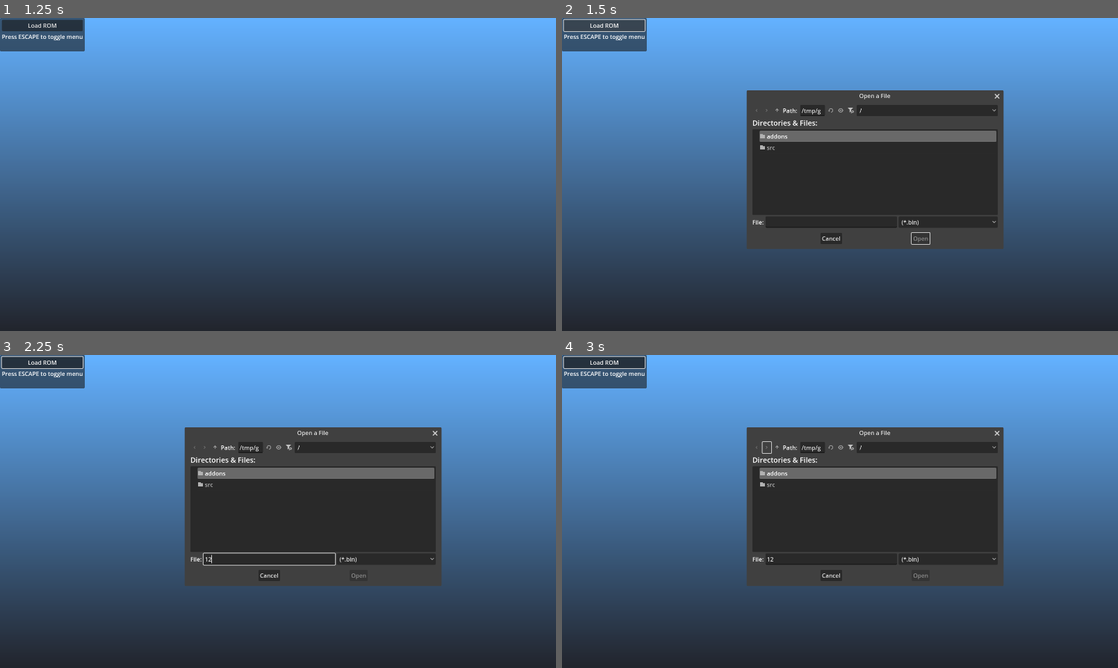
Above: before the commit, frames 1-4 (two rows, left to right).
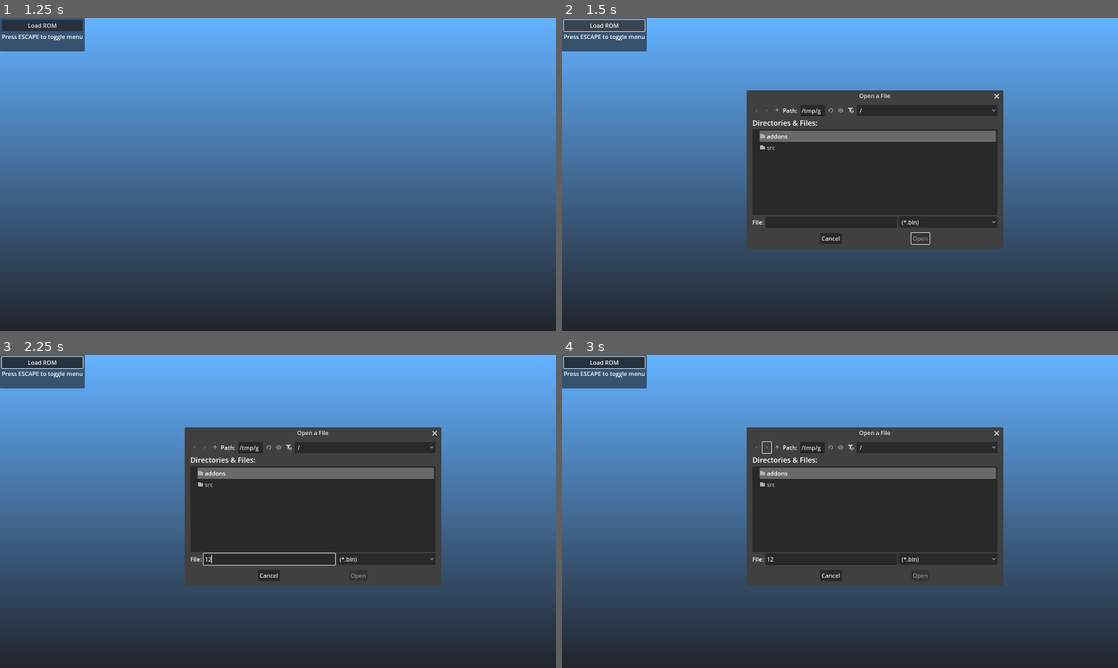
Above: after the commit, the same moments.

Repository: mrgudenheim/TacticsEngineG
Game: Godot game, scene res://src/battle/battle_manager.tscn
Same seed, same stepped clock (60 frames per second), same inputs: the game is played once before the commit and once after it.
Inputs (mouse positions are in pixels of both pictures, inside the frame that each line leads up to):
- Up to frame 1 (1.25 s): tap Enter (ui_accept) at 0.5, 0.77 s; move the mouse to (400, 158) at 0.52 s; hold D from 0.53 s (still down); tap Down (camera_down) at 0.6 s; click (400, 158) at 0.67 s
- Up to frame 2 (1.5 s): release D at 1.25 s; click "Load ROM" at 1.25 s
- Up to frame 3 (2.25 s): click (266, 558) at 2.02 s; type "12" at 2.1 s
- Up to frame 4 (3 s): click (767, 448) at 2.75 s

Frame 1 is identical in both runs. In frame 2, 0.1% of the frame differs, in the area x 46-80%, y 23-73%; in frame 3, less than 0.1%; in frame 4, less than 0.1%.

Commit message:
added status effect names

Diff:
--- a/src/file_formats/fft_text.gd
+++ b/src/file_formats/fft_text.gd
@@ -104,6 +104,7 @@
 var item_names: PackedStringArray = []
 var item_descriptions: PackedStringArray = []
 var equipment_types: PackedStringArray = []
+var status_names: PackedStringArray = []
 
 var map_names: PackedStringArray = []
 var location_names: PackedStringArray = []
@@ -122,6 +123,7 @@
 	battle_effect_text = battle_text.text_arrays[BattleBinTextSections.BATTLE_ACTION_EFFECT]
 	item_names = battle_text.text_arrays[BattleBinTextSections.ITEM_NAMES]
 	item_descriptions = attack_help_text.text_arrays[AttackHelpLzwSections.ITEM_DESCRIPTIONS]
+	status_names = battle_text.text_arrays[BattleBinTextSections.STATUSES_NAMES]
 	#equipment_types.resize(ItemData.ItemType.CLOTH + 1)
 	for idx: int in item_descriptions.size():
 		var type: String = ""
--- a/src/file_formats/scus_942_21_data.gd
+++ b/src/file_formats/scus_942_21_data.gd
@@ -385,4 +385,5 @@
 		var new_status_effect_bytes: PackedByteArray = status_effect_data_bytes.slice(id * status_effect_entry_length, (id + 1) * status_effect_entry_length)
 		var new_status_effect: StatusEffect = StatusEffect.new()
 		new_status_effect.set_data(new_status_effect_bytes)
+		new_status_effect.status_effect_name = RomReader.fft_text.status_names[id]
 		status_effects[id] = new_status_effect
